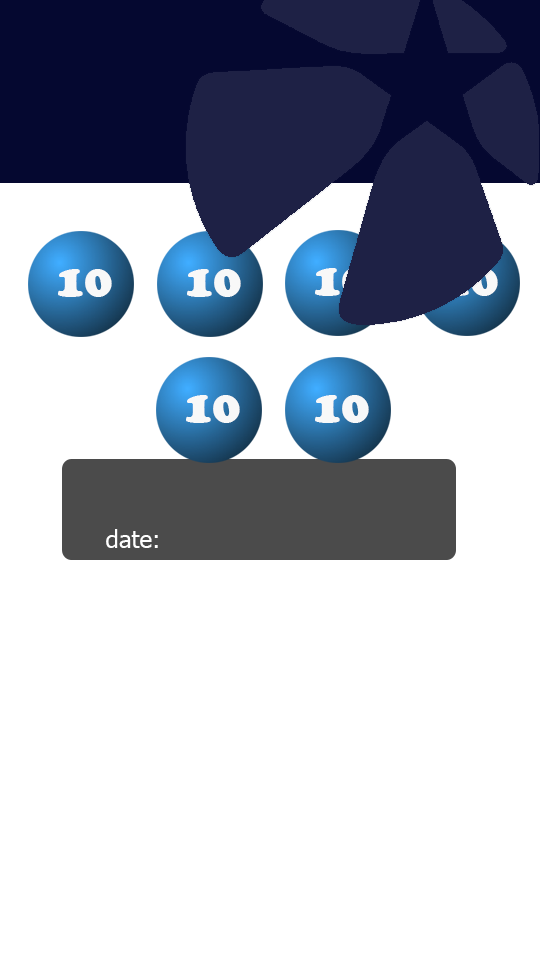
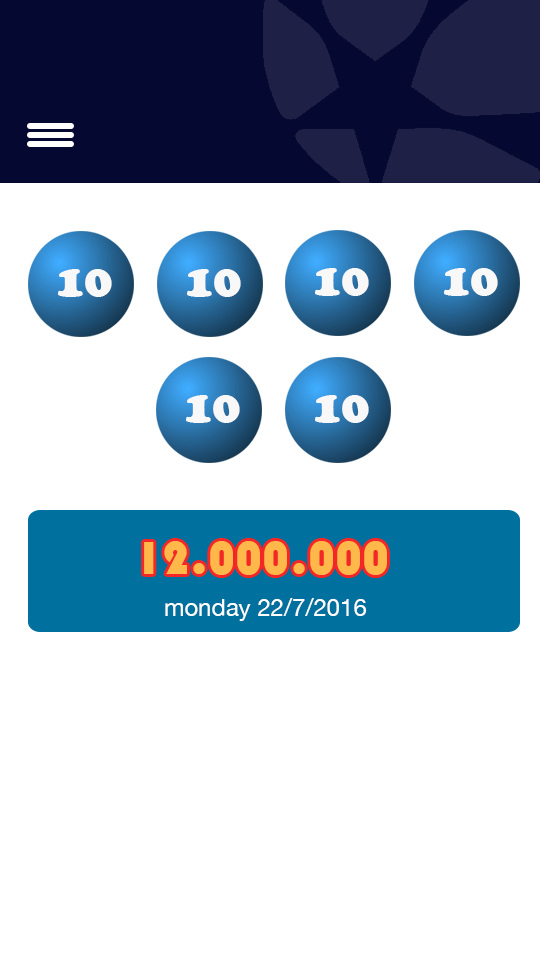
Revision of a layered 540 × 960 image; what changed, layer by layer:
showed group "Group 7" (3 layers) over 27, 123, 74, 147
painted on "Rounded Rectangle 4 copy 2" over 27, 123, 74, 147
painted on "Rounded Rectangle 4 copy" over 27, 123, 74, 138
painted on "Rounded Rectangle 4" over 27, 123, 74, 129
painted on "Layer 2" over 186, 0, 540, 326
removed group "Group 4" (2 layers) from group "Group 1" over 62, 459, 456, 560
removed layer "date:" from group "Group 4" over 106, 529, 158, 548
removed layer "Rounded Rectangle 2" from group "Group 4" over 62, 459, 456, 560
added group "Group 8" with 3 layers in group "Group 1" over 28, 510, 520, 632
added layer "monday 22/7/2016" in group "Group 8" over 165, 598, 367, 621
added layer "12.000.000" in group "Group 8" over 144, 541, 387, 575
added layer "Rounded Rectangle 5" in group "Group 8" over 28, 510, 520, 632
